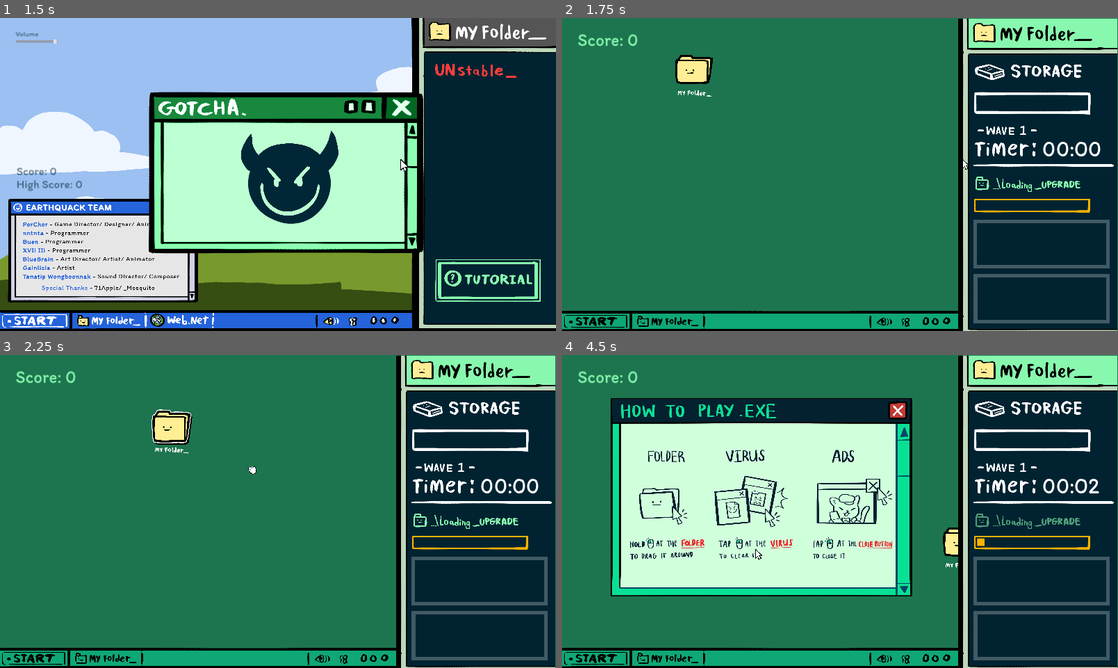
Above: before the commit, frames 1-4 (two rows, left to right).
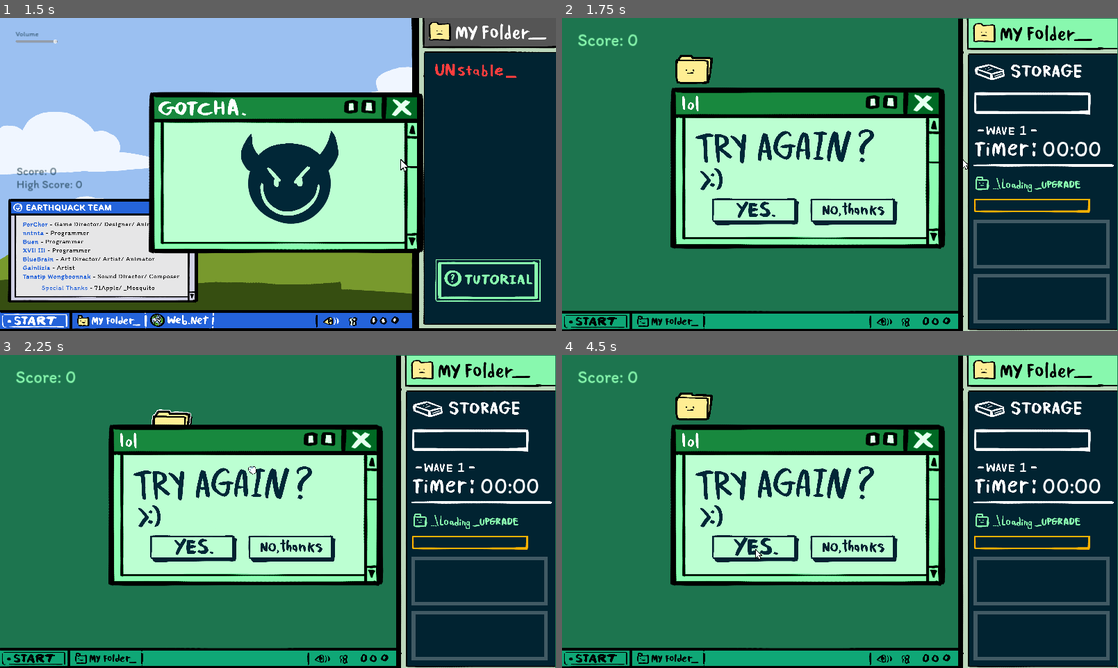
Above: after the commit, the same moments.

Repository: icheft524/Folder-Brawler
Game: Godot game, scene res://menu.tscn
The game is run twice, just before and just after one commit, with the same random seed, the same clock (stepped at 60 frames per second) and the same inputs. The engine's default icon, where the game draws it, is replaced by a stand-in: a white triangle on a blue panel in a dark square.
Inputs (mouse positions are in pixels of both pictures, inside the frame that each line leads up to):
- Up to frame 1 (1.5 s): click (278, 212) at 0.5 s; tap Enter (ui_accept) at 1.25 s; move the mouse to (400, 158) at 1.27 s; press the mouse at (400, 158) at 1.28 s
- Up to frame 2 (1.75 s): tap Enter (ui_accept) at 1.52 s
- Up to frame 3 (2.25 s): release the mouse at (400, 495) at 2 s; tap Enter (ui_accept) at 2 s; drag from (133, 405) to (478, 580) at 2.02 s
- Up to frame 4 (4.5 s): press the mouse at (1040, 580) at 2.78 s; release the mouse at (1040, 580) at 3.5 s; tap Enter (ui_accept) at 3.5 s; drag from (1040, 636) to (673, 464) at 3.52 s; click (756, 549) at 4.27 s

Frame 1 is identical in both runs. In frame 2, 23% of the frame differs, in the area x 19-69%, y 22-74%; in frame 3, 23%; in frame 4, 27%, in the area x 8-97%, y 12-78%.

Commit message:
lost

Diff:
--- a/folder/folder.gd
+++ b/folder/folder.gd
@@ -203,8 +203,10 @@
 		$outline.texture = load("res://art/playerfolder/xl/playerbody_xl_hover.png")
 		$shadow.texture = load("res://art/playerfolder/xl/playerbody_xl_dragging.png")
 	elif capacity > max_capacity:
+		$"../lose".visible = true
+		get_tree().paused = true
 		global.scene_reloaded = true
-		get_tree().change_scene_to_file("res://lost.tscn")
+		#get_tree().change_scene_to_file("res://menu.tscn")
 		#get_tree().reload_current_scene()
 
 func _on_area_2d_mouse_entered():
--- a/lost.gd
+++ b/lost.gd
@@ -2,9 +2,20 @@
 
 
 func _ready():
-	$".".visible = true
+	pass
 
 
 # Called every frame. 'delta' is the elapsed time since the previous frame.
 func _process(delta):
 	pass
+
+
+func _on_yes_pressed():
+	get_tree().paused = false
+	get_tree().reload_current_scene()
+
+
+
+func _on_no_pressed():
+	get_tree().paused = false
+	get_tree().change_scene_to_file("res://menu.tscn")
--- a/lost.tscn
+++ b/lost.tscn
@@ -8,7 +8,7 @@
 [ext_resource type="Texture2D" uid="uid://et3uye7r0umj" path="res://art/menu/nobuttonhover.png" id="5_3oqve"]
 
 [node name="lose" type="Control"]
-visible = false
+process_mode = 2
 z_index = 10
 layout_mode = 3
 anchors_preset = 0
@@ -21,9 +21,8 @@
 anchors_preset = -1
 anchor_right = 0.5
 anchor_bottom = 0.5
-offset_top = -26.0
-offset_right = 960.0
-offset_bottom = 566.0
+offset_right = 1900.0
+offset_bottom = 1112.0
 grow_horizontal = 2
 grow_vertical = 2
 scale = Vector2(0.5, 0.5)
@@ -46,3 +45,6 @@
 offset_bottom = 975.0
 texture_normal = ExtResource("4_nvech")
 texture_hover = ExtResource("5_3oqve")
+
+[connection signal="pressed" from="window/yes" to="." method="_on_yes_pressed"]
+[connection signal="pressed" from="window/no" to="." method="_on_no_pressed"]
--- a/main.tscn
+++ b/main.tscn
@@ -9,13 +9,13 @@
 [ext_resource type="PackedScene" uid="uid://dqf8xs8frecuw" path="res://enemy/encrypted/encrypted_file.tscn" id="6_4ht4q"]
 [ext_resource type="PackedScene" uid="uid://boie4qqfj5t4x" path="res://enemy/big_file/big_file.tscn" id="7_7xii8"]
 [ext_resource type="PackedScene" uid="uid://d26xg6dvehwx2" path="res://folder/folder_inventory.tscn" id="8_jr5b5"]
-[ext_resource type="PackedScene" uid="uid://b72g8055fh1f1" path="res://folder/upgrade/upgrade.tscn" id="9_avn3k"]
 [ext_resource type="PackedScene" uid="uid://jxmqkfjngr0t" path="res://hud.tscn" id="10_02sxe"]
 [ext_resource type="PackedScene" uid="uid://wgh1gsmpjc25" path="res://cam.tscn" id="12_0wdna"]
 [ext_resource type="PackedScene" uid="uid://c6u4yboym6qs8" path="res://enemy/boss/boss.tscn" id="13_15cqn"]
 [ext_resource type="PackedScene" uid="uid://bovydyeqng22q" path="res://popup.tscn" id="14_2t6tj"]
 [ext_resource type="Texture2D" uid="uid://ym6v12f8vcmu" path="res://art/ui/Monitor.png" id="15_waif3"]
 [ext_resource type="PackedScene" uid="uid://bd18lqdsm4ns1" path="res://fade.tscn" id="16_nwa8d"]
+[ext_resource type="PackedScene" uid="uid://b7nae3c0wuktd" path="res://lost.tscn" id="17_j8tyr"]
 
 [sub_resource type="Resource" id="Resource_dmm1q"]
 script = ExtResource("4_ojwon")
@@ -171,14 +171,6 @@
 enemy_spawn_delay = 1
 
 [node name="main" type="Node2D"]
-
-[node name="upgrade" parent="." instance=ExtResource("9_avn3k")]
-visible = false
-z_index = 6
-offset_left = 700.0
-offset_top = 700.0
-offset_right = 890.0
-offset_bottom = 811.0
 
 [node name="folder" parent="." groups=["folder"] instance=ExtResource("1_enwj4")]
 position = Vector2(458, 175)
@@ -226,3 +218,9 @@
 [node name="popup" parent="." instance=ExtResource("14_2t6tj")]
 process_mode = 3
 position = Vector2(139, 224)
+
+[node name="lose" parent="." instance=ExtResource("17_j8tyr")]
+offset_left = 368.0
+offset_top = 232.0
+offset_right = 408.0
+offset_bottom = 272.0
--- a/sound.gd
+++ b/sound.gd
@@ -7,6 +7,7 @@
 	$wintheme.stop()
 	$menumusic.stream = menumusic
 	$menumusic.play()
+	$gametheme.stop()
 
 func play_gametheme():
 	$menumusic.stop()
--- /dev/null
+++ b/win.gd
@@ -0,0 +1,11 @@
+extends Control
+
+
+# Called when the node enters the scene tree for the first time.
+func _ready():
+	pass # Replace with function body.
+
+
+# Called every frame. 'delta' is the elapsed time since the previous frame.
+func _process(delta):
+	pass
